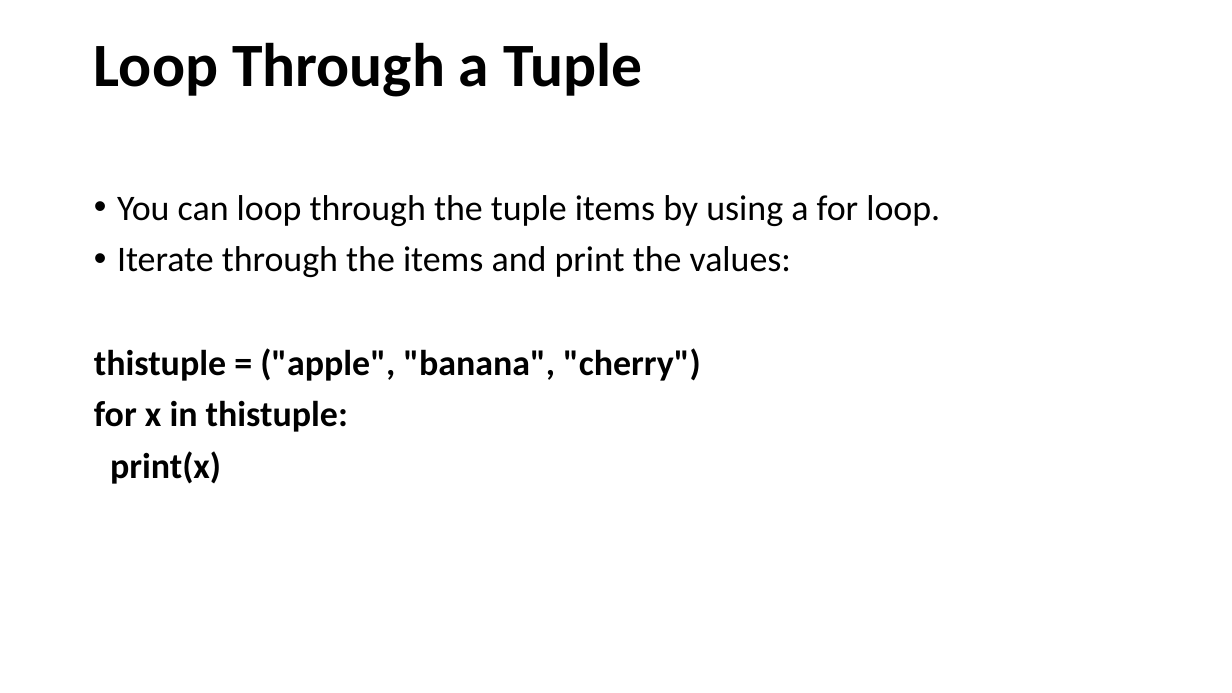
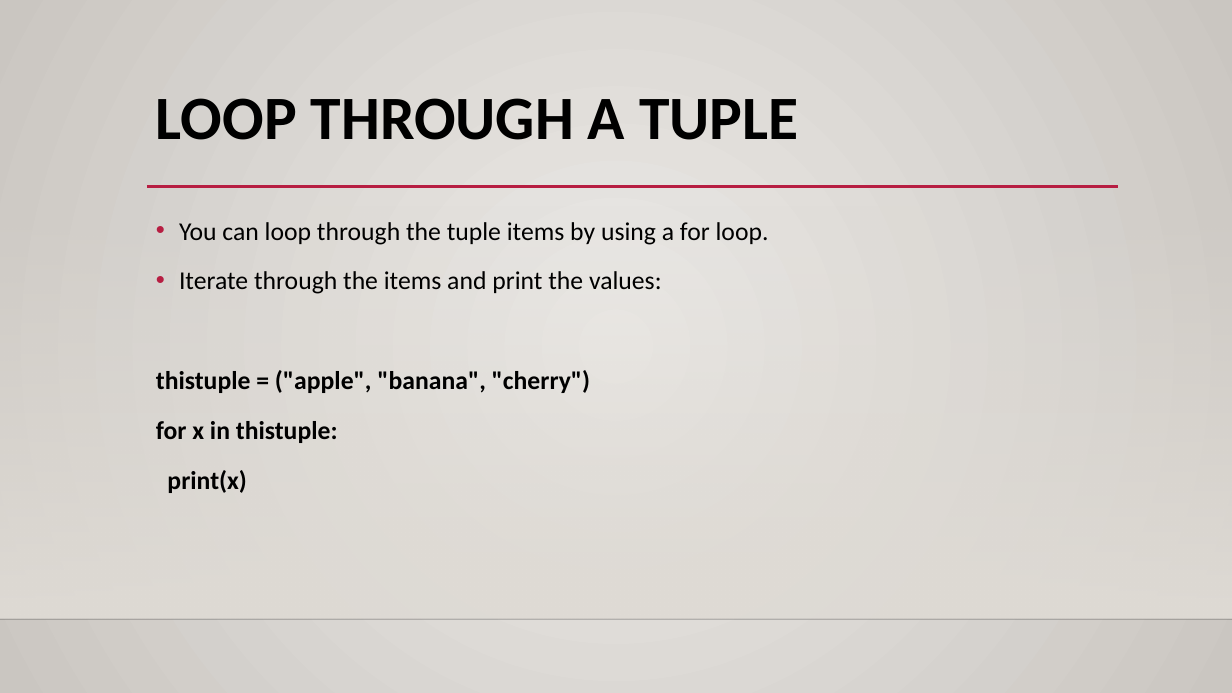
Before and after one commit to Gurpal-saghi-9/Python, a slide deck: slide 25 of PDF's Images/Python Tuples.pptx. Drawn at 1232x693 pixels with LibreOffice and Linux fonts; fonts in the diff are those of the drawing; background and template pictures are left out. Boxes give left, top, right and bottom in pixels: in the first picture for what was removed or moved away, otherwise in the second. Text is boxed around its words. In the diff, an @@ line names an element or a change of style, - is before the commit and + after.

```diff
--- a/PDF's Images/Python Tuples.pptx
+++ b/PDF's Images/Python Tuples.pptx
@@ background #FFFFFF to gradient #ECEAE7 to #CAC7C1 @@
@@ title "LOOP THROUGH A TUPLE" at bbox=[156, 98, 798, 140]: vertical alignment middle to top @@
@@ title at bbox=[156, 98, 798, 140]: text changed @@
-Loop Through a Tuple
+LOOP THROUGH A TUPLE
@@ rectangle added at bbox=[0, 204, 1232, 619], fill gradient #DFDBD5 @@
@@ text "You can loop through the ...": place and size @@
-text "You can loop through the ..." at bbox=[94, 195, 940, 484]
+text "You can loop through the ..." at bbox=[156, 222, 769, 493]
@@ text "You can loop through the ..." at bbox=[156, 222, 769, 493]: size 28 to 20 pt; line spacing 0.9 to 1.2 @@
@@ line added from (147, 187) to (1118, 187), #B71E42 2.5 pt @@
@@ line added from (0, 619) to (1232, 619), #000001 1 pt @@
```
Also in this commit, not shown: 31 other slides changed, 3 other files.
